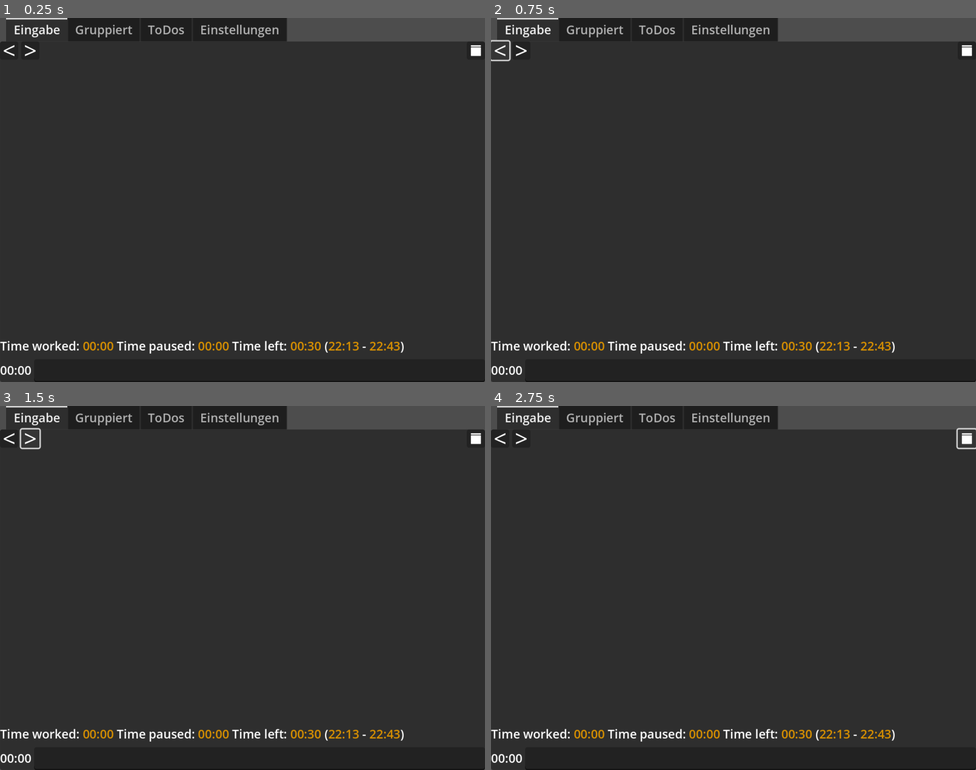
Above: before the commit, frames 1-4 (two rows, left to right).
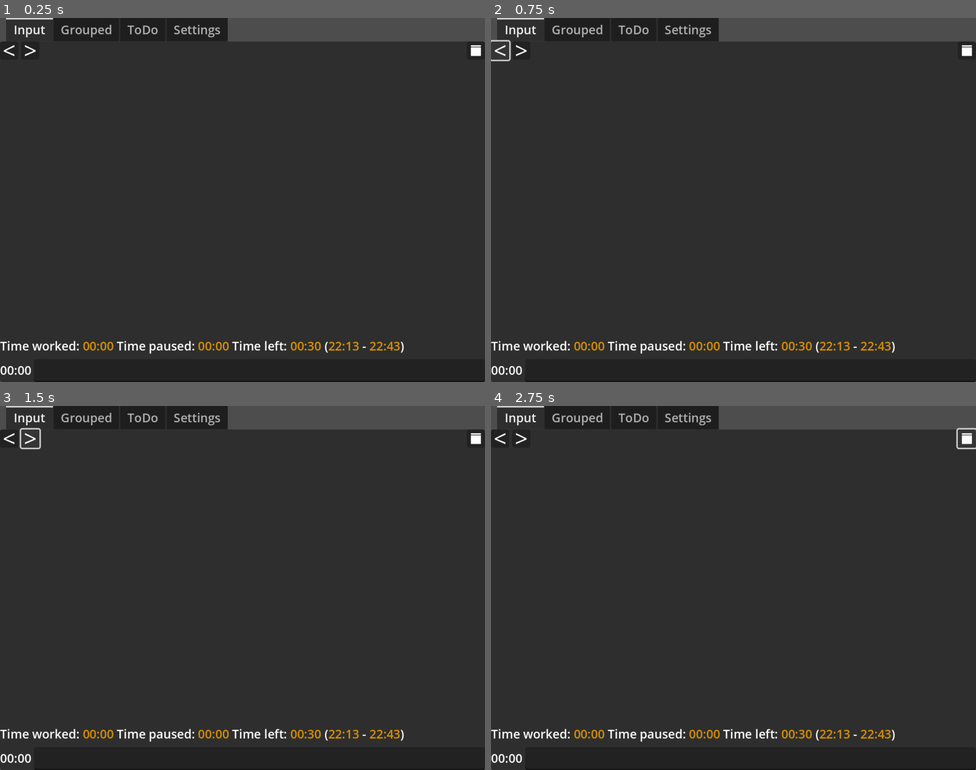
Above: after the commit, the same moments.

Repository: FailedCode/timelog
Game: Godot game, scene res://main.tscn
Same seed, same stepped clock (60 frames per second), same inputs: the game is played once before the commit and once after it.
Inputs (mouse positions are in pixels of both pictures, inside the frame that each line leads up to):
- Up to frame 1 (0.25 s): no input
- Up to frame 2 (0.75 s): click (500, 50) at 0.5 s
- Up to frame 3 (1.5 s): click (29, 438) at 1.25 s
- Up to frame 4 (2.75 s): click (966, 438) at 2 s

The runs differ from the first frame. In frame 1, 1.3% of the frame differs, in the area x 3-60%, y 0-7%; in frame 2, 1.3%; in frame 3, 1.3%; in frame 4, 1.3%.

Commit message:
translations: translate all settings

Diff:
--- a/main.gd
+++ b/main.gd
@@ -234,9 +234,9 @@
 	var workTimeLeft = (dailyWorkingHours.value * DateTime.SECONDS_PER_HOUR) - timeWorked
 	var startTime = DateTime.get_date_formated("%h:%i", timeStarted)
 	var stopTime = DateTime.get_date_formated("%h:%i", DateTime.time() + workTimeLeft)
-	txt += "Time worked: " + wrap_color(DateTime.time_diff(timeWorked, appSettings.diffSecondsToggle), colorTime) + " "
-	txt += "Time paused: " + wrap_color(DateTime.time_diff(timePaused, appSettings.diffSecondsToggle), colorTime) + " "
-	txt += "Time left: " + wrap_color(DateTime.time_diff(workTimeLeft, appSettings.diffSecondsToggle), colorTime) + " "
+	txt += tr("STAT_TIME_WORKED") + wrap_color(DateTime.time_diff(timeWorked, appSettings.diffSecondsToggle), colorTime) + " "
+	txt += tr("STAT_TIME_PAUSED") + wrap_color(DateTime.time_diff(timePaused, appSettings.diffSecondsToggle), colorTime) + " "
+	txt += tr("STAT_TIME_LEFT") + wrap_color(DateTime.time_diff(workTimeLeft, appSettings.diffSecondsToggle), colorTime) + " "
 	txt += "(%s - %s)" % [wrap_color(startTime, colorTime), wrap_color(stopTime, colorTime)]
 	current.text = txt
 
@@ -324,7 +324,7 @@
 ## if you work for more than 10 hours a day... I don't know what to tell you, but that is too much
 func _on_daily_working_hours_value_changed(value: float) -> void:
 	appSettings.dailyWorkingHours = value
-	dailyWorkingHoursLabel.text = "Tägliche Arbeitszeit: {v} h".format({"v": value})
+	dailyWorkingHoursLabel.text = tr("DAILY_WORKING_HOURS_LABEL").format({"v": value})
 	if value > 10:
 		dailyWorkingHours.modulate = Color(0.8, 0, 0)
 	else:
--- a/main.tscn
+++ b/main.tscn
@@ -29,32 +29,32 @@
 current_tab = 0
 clip_tabs = false
 
-[node name="Eingabe" type="VBoxContainer" parent="TabContainer"]
+[node name="TAB_INPUT" type="VBoxContainer" parent="TabContainer"]
 layout_mode = 2
 metadata/_tab_index = 0
 
-[node name="DateContainer" type="HBoxContainer" parent="TabContainer/Eingabe"]
-layout_mode = 2
-
-[node name="DateBackButton" type="Button" parent="TabContainer/Eingabe/DateContainer"]
+[node name="DateContainer" type="HBoxContainer" parent="TabContainer/TAB_INPUT"]
+layout_mode = 2
+
+[node name="DateBackButton" type="Button" parent="TabContainer/TAB_INPUT/DateContainer"]
 custom_minimum_size = Vector2(24, 24)
 layout_mode = 2
 icon = ExtResource("2_h2yge")
 icon_alignment = 1
 expand_icon = true
 
-[node name="DateForwardButton" type="Button" parent="TabContainer/Eingabe/DateContainer"]
+[node name="DateForwardButton" type="Button" parent="TabContainer/TAB_INPUT/DateContainer"]
 custom_minimum_size = Vector2(24, 24)
 layout_mode = 2
 icon = ExtResource("3_1bvp3")
 icon_alignment = 1
 expand_icon = true
 
-[node name="LeftSpacer" type="Control" parent="TabContainer/Eingabe/DateContainer"]
-layout_mode = 2
-size_flags_horizontal = 3
-
-[node name="DateLabel" type="Label" parent="TabContainer/Eingabe/DateContainer"]
+[node name="LeftSpacer" type="Control" parent="TabContainer/TAB_INPUT/DateContainer"]
+layout_mode = 2
+size_flags_horizontal = 3
+
+[node name="DateLabel" type="Label" parent="TabContainer/TAB_INPUT/DateContainer"]
 unique_name_in_owner = true
 layout_mode = 2
 size_flags_horizontal = 3
@@ -62,28 +62,28 @@
 horizontal_alignment = 1
 vertical_alignment = 1
 
-[node name="RightSpacer" type="Control" parent="TabContainer/Eingabe/DateContainer"]
-layout_mode = 2
-size_flags_horizontal = 3
-
-[node name="DateTodayButton" type="Button" parent="TabContainer/Eingabe/DateContainer"]
+[node name="RightSpacer" type="Control" parent="TabContainer/TAB_INPUT/DateContainer"]
+layout_mode = 2
+size_flags_horizontal = 3
+
+[node name="DateTodayButton" type="Button" parent="TabContainer/TAB_INPUT/DateContainer"]
 custom_minimum_size = Vector2(24, 24)
 layout_mode = 2
-tooltip_text = "TODAY"
+tooltip_text = "DATE_TODAY_BUTTON_TOOLTIP"
 icon = ExtResource("4_1bvp3")
 icon_alignment = 1
 expand_icon = true
 
-[node name="ScrollContainer" type="ScrollContainer" parent="TabContainer/Eingabe"]
+[node name="ScrollContainer" type="ScrollContainer" parent="TabContainer/TAB_INPUT"]
 layout_mode = 2
 size_flags_vertical = 3
 
-[node name="RowContainer" type="VBoxContainer" parent="TabContainer/Eingabe/ScrollContainer"]
-unique_name_in_owner = true
-layout_mode = 2
-size_flags_horizontal = 3
-
-[node name="CurrentDay" type="RichTextLabel" parent="TabContainer/Eingabe"]
+[node name="RowContainer" type="VBoxContainer" parent="TabContainer/TAB_INPUT/ScrollContainer"]
+unique_name_in_owner = true
+layout_mode = 2
+size_flags_horizontal = 3
+
+[node name="CurrentDay" type="RichTextLabel" parent="TabContainer/TAB_INPUT"]
 unique_name_in_owner = true
 custom_minimum_size = Vector2(0, 25)
 layout_mode = 2
@@ -94,10 +94,10 @@
 context_menu_enabled = true
 selection_enabled = true
 
-[node name="InputContainer" type="HBoxContainer" parent="TabContainer/Eingabe"]
-layout_mode = 2
-
-[node name="TimeDiffLabel" type="Label" parent="TabContainer/Eingabe/InputContainer"]
+[node name="InputContainer" type="HBoxContainer" parent="TabContainer/TAB_INPUT"]
+layout_mode = 2
+
+[node name="TimeDiffLabel" type="Label" parent="TabContainer/TAB_INPUT/InputContainer"]
 unique_name_in_owner = true
 layout_mode = 2
 size_flags_vertical = 1
@@ -105,18 +105,18 @@
 horizontal_alignment = 1
 vertical_alignment = 1
 
-[node name="Input" type="LineEdit" parent="TabContainer/Eingabe/InputContainer"]
+[node name="Input" type="LineEdit" parent="TabContainer/TAB_INPUT/InputContainer"]
 unique_name_in_owner = true
 layout_mode = 2
 size_flags_horizontal = 3
 keep_editing_on_text_submit = true
 
-[node name="Gruppiert" type="VBoxContainer" parent="TabContainer"]
+[node name="TAB_GROUPED" type="VBoxContainer" parent="TabContainer"]
 visible = false
 layout_mode = 2
 metadata/_tab_index = 1
 
-[node name="GroupedDay" type="RichTextLabel" parent="TabContainer/Gruppiert"]
+[node name="GroupedDay" type="RichTextLabel" parent="TabContainer/TAB_GROUPED"]
 unique_name_in_owner = true
 layout_mode = 2
 size_flags_vertical = 3
@@ -125,48 +125,48 @@
 context_menu_enabled = true
 selection_enabled = true
 
-[node name="ToDos" type="VBoxContainer" parent="TabContainer"]
+[node name="TAB_TODO" type="VBoxContainer" parent="TabContainer"]
 visible = false
 layout_mode = 2
 metadata/_tab_index = 2
 
-[node name="Button" type="Button" parent="TabContainer/ToDos"]
+[node name="Button" type="Button" parent="TabContainer/TAB_TODO"]
 layout_mode = 2
 text = "+"
 
-[node name="TodoTree" type="Tree" parent="TabContainer/ToDos"]
+[node name="TodoTree" type="Tree" parent="TabContainer/TAB_TODO"]
 unique_name_in_owner = true
 layout_mode = 2
 size_flags_vertical = 3
 auto_tooltip = false
 
-[node name="Einstellungen" type="VBoxContainer" parent="TabContainer"]
+[node name="TAB_SETTINGS" type="VBoxContainer" parent="TabContainer"]
 visible = false
 layout_mode = 2
 metadata/_tab_index = 3
 
-[node name="HBoxContainer6" type="HBoxContainer" parent="TabContainer/Einstellungen"]
-layout_mode = 2
-
-[node name="SelectedLangugageLabel" type="Label" parent="TabContainer/Einstellungen/HBoxContainer6"]
+[node name="HBoxContainer6" type="HBoxContainer" parent="TabContainer/TAB_SETTINGS"]
+layout_mode = 2
+
+[node name="SelectedLangugageLabel" type="Label" parent="TabContainer/TAB_SETTINGS/HBoxContainer6"]
 layout_mode = 2
 text = "LANGUAGE_LABEL"
 
-[node name="SelectedLanguageButton" type="OptionButton" parent="TabContainer/Einstellungen/HBoxContainer6"]
-unique_name_in_owner = true
-layout_mode = 2
-size_flags_horizontal = 3
-
-[node name="HBoxContainer" type="HBoxContainer" parent="TabContainer/Einstellungen"]
-layout_mode = 2
-
-[node name="DailyWorkingHoursLabel" type="Label" parent="TabContainer/Einstellungen/HBoxContainer"]
+[node name="SelectedLanguageButton" type="OptionButton" parent="TabContainer/TAB_SETTINGS/HBoxContainer6"]
+unique_name_in_owner = true
+layout_mode = 2
+size_flags_horizontal = 3
+
+[node name="HBoxContainer" type="HBoxContainer" parent="TabContainer/TAB_SETTINGS"]
+layout_mode = 2
+
+[node name="DailyWorkingHoursLabel" type="Label" parent="TabContainer/TAB_SETTINGS/HBoxContainer"]
 unique_name_in_owner = true
 layout_mode = 2
 size_flags_vertical = 1
 text = "Arbeitszeit"
 
-[node name="DailyWorkingHours" type="HSlider" parent="TabContainer/Einstellungen/HBoxContainer"]
+[node name="DailyWorkingHours" type="HSlider" parent="TabContainer/TAB_SETTINGS/HBoxContainer"]
 unique_name_in_owner = true
 layout_mode = 2
 size_flags_horizontal = 3
@@ -176,69 +176,61 @@
 step = 0.5
 value = 8.0
 
-[node name="HBoxContainer2" type="HBoxContainer" parent="TabContainer/Einstellungen"]
-layout_mode = 2
-
-[node name="DateFormatLabel" type="Label" parent="TabContainer/Einstellungen/HBoxContainer2"]
-layout_mode = 2
-size_flags_vertical = 1
-text = "Date Format"
-vertical_alignment = 1
-
-[node name="DateFormat" type="LineEdit" parent="TabContainer/Einstellungen/HBoxContainer2"]
-unique_name_in_owner = true
-layout_mode = 2
-size_flags_horizontal = 3
-tooltip_text = "%Y - Jahreszahl vierstellig
-%y - Jahreszahl zweistellig
-%m - Monat zweistellig
-%d - Tag zweistellig
-%D - Tag ausgeschrieben
-%h - Stunde zweistellig
-%i - Minute zweistellig
-%s - Sekunde zweistellig"
+[node name="HBoxContainer2" type="HBoxContainer" parent="TabContainer/TAB_SETTINGS"]
+layout_mode = 2
+
+[node name="DateFormatLabel" type="Label" parent="TabContainer/TAB_SETTINGS/HBoxContainer2"]
+layout_mode = 2
+size_flags_vertical = 1
+text = "DATE_FORMAT_LABEL"
+vertical_alignment = 1
+
+[node name="DateFormat" type="LineEdit" parent="TabContainer/TAB_SETTINGS/HBoxContainer2"]
+unique_name_in_owner = true
+layout_mode = 2
+size_flags_horizontal = 3
+tooltip_text = "DATE_FORMAT_TOOLTIP"
 text = "%Y-%m-%d (%D)"
 placeholder_text = "%Y-%m-%d (%D)"
 
-[node name="DateFormatPreviewLabel" type="Label" parent="TabContainer/Einstellungen/HBoxContainer2"]
-unique_name_in_owner = true
-layout_mode = 2
-size_flags_horizontal = 3
-size_flags_vertical = 1
-text = "example"
+[node name="DateFormatPreviewLabel" type="Label" parent="TabContainer/TAB_SETTINGS/HBoxContainer2"]
+unique_name_in_owner = true
+layout_mode = 2
+size_flags_horizontal = 3
+size_flags_vertical = 1
 horizontal_alignment = 1
 vertical_alignment = 1
 
-[node name="HBoxContainer3" type="HBoxContainer" parent="TabContainer/Einstellungen"]
-layout_mode = 2
-
-[node name="RoundingLabel" type="Label" parent="TabContainer/Einstellungen/HBoxContainer3"]
-layout_mode = 2
-size_flags_vertical = 1
-text = "Runden auf"
-vertical_alignment = 1
-
-[node name="RoundingMinutes" type="SpinBox" parent="TabContainer/Einstellungen/HBoxContainer3"]
+[node name="HBoxContainer3" type="HBoxContainer" parent="TabContainer/TAB_SETTINGS"]
+layout_mode = 2
+
+[node name="RoundingLabel" type="Label" parent="TabContainer/TAB_SETTINGS/HBoxContainer3"]
+layout_mode = 2
+size_flags_vertical = 1
+text = "ROUNDING_LABEL"
+vertical_alignment = 1
+
+[node name="RoundingMinutes" type="SpinBox" parent="TabContainer/TAB_SETTINGS/HBoxContainer3"]
 layout_mode = 2
 size_flags_horizontal = 3
 max_value = 60.0
 value = 15.0
-suffix = "minuten"
-
-[node name="DiffSecondsToggle" type="CheckButton" parent="TabContainer/Einstellungen"]
-unique_name_in_owner = true
-layout_mode = 2
-size_flags_horizontal = 3
-text = "Zeit differenzen mit Sekunden ausgeben"
-
-[node name="HBoxContainer4" type="HBoxContainer" parent="TabContainer/Einstellungen"]
-layout_mode = 2
-
-[node name="Label" type="Label" parent="TabContainer/Einstellungen/HBoxContainer4"]
-layout_mode = 2
-text = "Text"
-
-[node name="TextColorPicker" type="ColorPickerButton" parent="TabContainer/Einstellungen/HBoxContainer4"]
+suffix = "m"
+
+[node name="DiffSecondsToggle" type="CheckButton" parent="TabContainer/TAB_SETTINGS"]
+unique_name_in_owner = true
+layout_mode = 2
+size_flags_horizontal = 3
+text = "DIFF_SECONDS_TOGGLE"
+
+[node name="HBoxContainer4" type="HBoxContainer" parent="TabContainer/TAB_SETTINGS"]
+layout_mode = 2
+
+[node name="TextColorPickerLabel" type="Label" parent="TabContainer/TAB_SETTINGS/HBoxContainer4"]
+layout_mode = 2
+text = "TEXT_COLOR_PICKER_LABEL"
+
+[node name="TextColorPicker" type="ColorPickerButton" parent="TabContainer/TAB_SETTINGS/HBoxContainer4"]
 unique_name_in_owner = true
 layout_mode = 2
 size_flags_horizontal = 3
@@ -248,11 +240,11 @@
 color = Color(0.936265, 0.936265, 0.936265, 1)
 edit_alpha = false
 
-[node name="Label2" type="Label" parent="TabContainer/Einstellungen/HBoxContainer4"]
-layout_mode = 2
-text = "Zeiten"
-
-[node name="TimeColorPicker" type="ColorPickerButton" parent="TabContainer/Einstellungen/HBoxContainer4"]
+[node name="TimeColorPickerLabel" type="Label" parent="TabContainer/TAB_SETTINGS/HBoxContainer4"]
+layout_mode = 2
+text = "TIME_COLOR_PICKER_LABEL"
+
+[node name="TimeColorPicker" type="ColorPickerButton" parent="TabContainer/TAB_SETTINGS/HBoxContainer4"]
 unique_name_in_owner = true
 layout_mode = 2
 size_flags_horizontal = 3
@@ -261,11 +253,11 @@
 flat = true
 color = Color(0.86, 0.573333, 0, 1)
 
-[node name="Label3" type="Label" parent="TabContainer/Einstellungen/HBoxContainer4"]
-layout_mode = 2
-text = "Pausen"
-
-[node name="PauseColorPicker" type="ColorPickerButton" parent="TabContainer/Einstellungen/HBoxContainer4"]
+[node name="PauseColorPickerLabel" type="Label" parent="TabContainer/TAB_SETTINGS/HBoxContainer4"]
+layout_mode = 2
+text = "PAUSE_COLOR_PICKER_LABEL"
+
+[node name="PauseColorPicker" type="ColorPickerButton" parent="TabContainer/TAB_SETTINGS/HBoxContainer4"]
 unique_name_in_owner = true
 layout_mode = 2
 size_flags_horizontal = 3
@@ -274,39 +266,39 @@
 flat = true
 color = Color(0.46, 0.46, 0.46, 1)
 
-[node name="TabsMoveable" type="CheckButton" parent="TabContainer/Einstellungen"]
-layout_mode = 2
-text = "Tabs verschiebar machen"
-
-[node name="TabLabelContainer" type="HBoxContainer" parent="TabContainer/Einstellungen"]
-unique_name_in_owner = true
-layout_mode = 2
-
-[node name="HBoxContainer5" type="HBoxContainer" parent="TabContainer/Einstellungen"]
-layout_mode = 2
-
-[node name="LeftPad" type="Control" parent="TabContainer/Einstellungen/HBoxContainer5"]
-layout_mode = 2
-size_flags_horizontal = 3
-
-[node name="OpenUserFolderButton" type="Button" parent="TabContainer/Einstellungen/HBoxContainer5"]
-unique_name_in_owner = true
-layout_mode = 2
-text = "Anwendungsordner öffnen"
-
-[node name="RightPad" type="Control" parent="TabContainer/Einstellungen/HBoxContainer5"]
+[node name="TabsMoveableToggle" type="CheckButton" parent="TabContainer/TAB_SETTINGS"]
+layout_mode = 2
+text = "TABS_MOVEABLE_TOGGLE"
+
+[node name="TabLabelContainer" type="HBoxContainer" parent="TabContainer/TAB_SETTINGS"]
+unique_name_in_owner = true
+layout_mode = 2
+
+[node name="HBoxContainer5" type="HBoxContainer" parent="TabContainer/TAB_SETTINGS"]
+layout_mode = 2
+
+[node name="LeftPad" type="Control" parent="TabContainer/TAB_SETTINGS/HBoxContainer5"]
+layout_mode = 2
+size_flags_horizontal = 3
+
+[node name="OpenUserFolderButton" type="Button" parent="TabContainer/TAB_SETTINGS/HBoxContainer5"]
+unique_name_in_owner = true
+layout_mode = 2
+text = "OPEN_USER_FOLDER_BUTTON"
+
+[node name="RightPad" type="Control" parent="TabContainer/TAB_SETTINGS/HBoxContainer5"]
 layout_mode = 2
 size_flags_horizontal = 3
 
 [connection signal="tree_exiting" from="." to="." method="_on_tree_exiting"]
 [connection signal="timeout" from="SecondTimer" to="." method="_on_second_timer_timeout"]
-[connection signal="pressed" from="TabContainer/Eingabe/DateContainer/DateBackButton" to="." method="_on_date_back_button_pressed"]
-[connection signal="pressed" from="TabContainer/Eingabe/DateContainer/DateForwardButton" to="." method="_on_date_forward_button_pressed"]
-[connection signal="pressed" from="TabContainer/Eingabe/DateContainer/DateTodayButton" to="." method="_on_date_today_button_pressed"]
-[connection signal="text_submitted" from="TabContainer/Eingabe/InputContainer/Input" to="." method="_on_input_text_submitted"]
-[connection signal="item_selected" from="TabContainer/Einstellungen/HBoxContainer6/SelectedLanguageButton" to="." method="_on_selected_language_button_item_selected"]
-[connection signal="value_changed" from="TabContainer/Einstellungen/HBoxContainer/DailyWorkingHours" to="." method="_on_daily_working_hours_value_changed"]
-[connection signal="text_changed" from="TabContainer/Einstellungen/HBoxContainer2/DateFormat" to="." method="_on_date_format_text_changed"]
-[connection signal="toggled" from="TabContainer/Einstellungen/DiffSecondsToggle" to="." method="_on_diff_seconds_toggle_toggled"]
-[connection signal="toggled" from="TabContainer/Einstellungen/TabsMoveable" to="." method="_on_tabs_moveable_toggled"]
-[connection signal="pressed" from="TabContainer/Einstellungen/HBoxContainer5/OpenUserFolderButton" to="." method="_on_open_user_folder_button_pressed"]
+[connection signal="pressed" from="TabContainer/TAB_INPUT/DateContainer/DateBackButton" to="." method="_on_date_back_button_pressed"]
+[connection signal="pressed" from="TabContainer/TAB_INPUT/DateContainer/DateForwardButton" to="." method="_on_date_forward_button_pressed"]
+[connection signal="pressed" from="TabContainer/TAB_INPUT/DateContainer/DateTodayButton" to="." method="_on_date_today_button_pressed"]
+[connection signal="text_submitted" from="TabContainer/TAB_INPUT/InputContainer/Input" to="." method="_on_input_text_submitted"]
+[connection signal="item_selected" from="TabContainer/TAB_SETTINGS/HBoxContainer6/SelectedLanguageButton" to="." method="_on_selected_language_button_item_selected"]
+[connection signal="value_changed" from="TabContainer/TAB_SETTINGS/HBoxContainer/DailyWorkingHours" to="." method="_on_daily_working_hours_value_changed"]
+[connection signal="text_changed" from="TabContainer/TAB_SETTINGS/HBoxContainer2/DateFormat" to="." method="_on_date_format_text_changed"]
+[connection signal="toggled" from="TabContainer/TAB_SETTINGS/DiffSecondsToggle" to="." method="_on_diff_seconds_toggle_toggled"]
+[connection signal="toggled" from="TabContainer/TAB_SETTINGS/TabsMoveableToggle" to="." method="_on_tabs_moveable_toggled"]
+[connection signal="pressed" from="TabContainer/TAB_SETTINGS/HBoxContainer5/OpenUserFolderButton" to="." method="_on_open_user_folder_button_pressed"]
Not shown, changed: translations/de.po
Not shown, changed: translations/en.po
Not shown, changed: translations/template.pot
